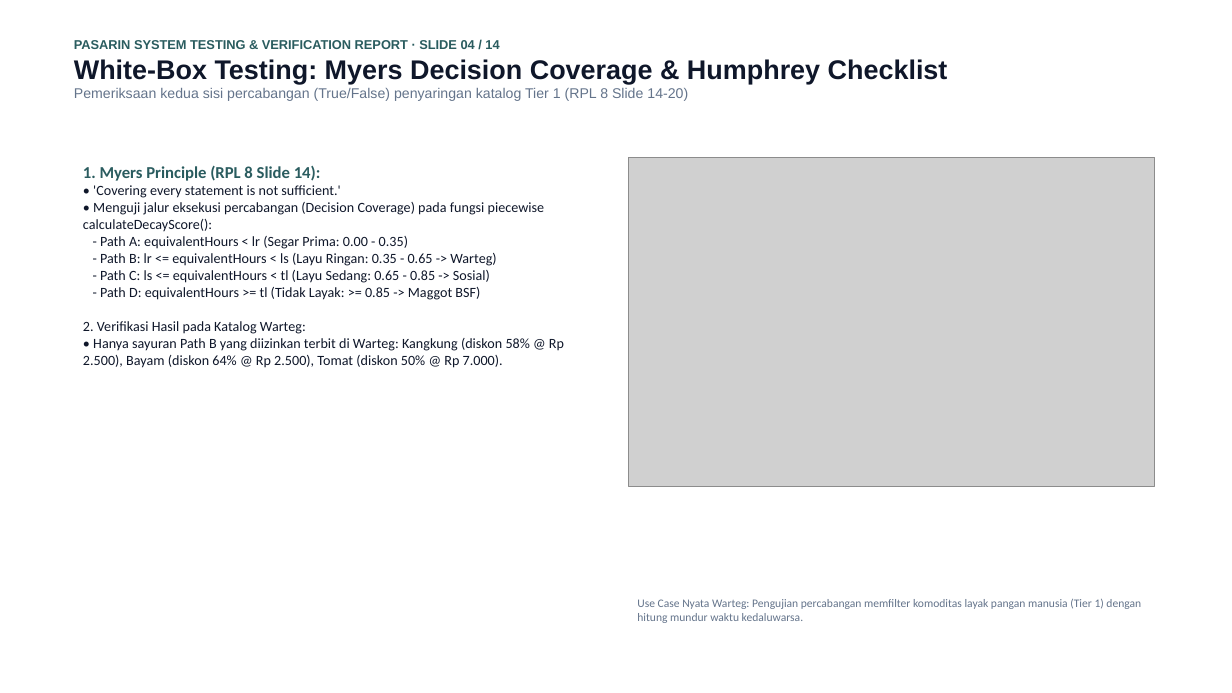
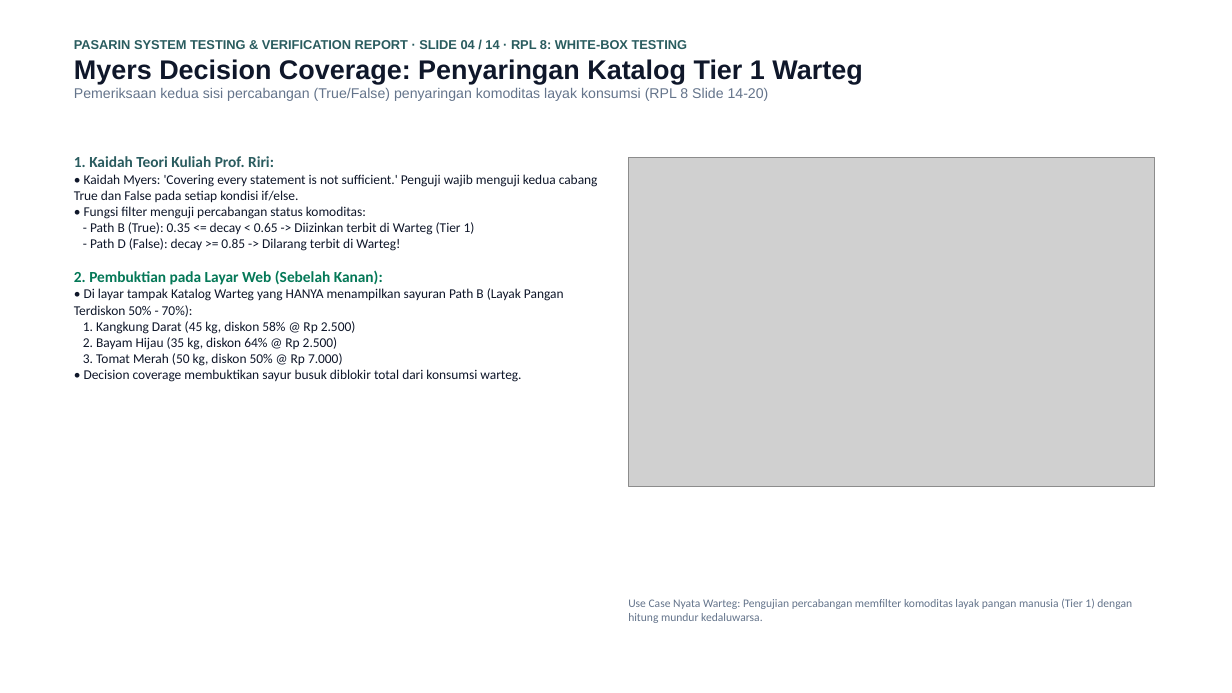
Before and after one commit to mrshlaf/pasarin, a slide deck: slide 4 of LAPORAN_PENGUJIAN_DAN_VERIFIKASI_SISTEM_PASARIN.pptx. Drawn at 1232x693 pixels with LibreOffice and Linux fonts; fonts in the diff are those of the drawing; grey boxes stand for pictures. Boxes give left, top, right and bottom in pixels: in the first picture for what was removed or moved away, otherwise in the second. Text is boxed around its words. In the diff, an @@ line names an element or a change of style, - is before the commit and + after.

Commit message:
docs(presentation): align theory methods and matched web use case explanations

```diff
--- a/LAPORAN_PENGUJIAN_DAN_VERIFIKASI_SISTEM_PASARIN.pptx
+++ b/LAPORAN_PENGUJIAN_DAN_VERIFIKASI_SISTEM_PASARIN.pptx
@@ text at [74,40,862,101]: text changed @@
-PASARIN SYSTEM TESTING & VERIFICATION REPORT · SLIDE 04 / 14
-White-Box Testing: Myers Decision Coverage & Humphrey Checklist
-Pemeriksaan kedua sisi percabangan (True/False) penyaringan katalog Tier 1 (RPL 8 Slide 14-20)
+PASARIN SYSTEM TESTING & VERIFICATION REPORT · SLIDE 04 / 14 · RPL 8: WHITE-BOX TESTING
+Myers Decision Coverage: Penyaringan Katalog Tier 1 Warteg
+Pemeriksaan kedua sisi percabangan (True/False) penyaringan komoditas layak konsumsi (RPL 8 Slide 14-20)
@@ text at [74,156,598,382]: text changed; size 11 to 10.5 pt @@
-1. Myers Principle (RPL 8 Slide 14):
-• 'Covering every statement is not sufficient.'
-• Menguji jalur eksekusi percabangan (Decision Coverage) pada fungsi piecewise calculateDecayScore():
-- Path A: equivalentHours < lr (Segar Prima: 0.00 - 0.35)
-- Path B: lr <= equivalentHours < ls (Layu Ringan: 0.35 - 0.65 -> Warteg)
-- Path C: ls <= equivalentHours < tl (Layu Sedang: 0.65 - 0.85 -> Sosial)
-- Path D: equivalentHours >= tl (Tidak Layak: >= 0.85 -> Maggot BSF)
-2. Verifikasi Hasil pada Katalog Warteg:
-• Hanya sayuran Path B yang diizinkan terbit di Warteg: Kangkung (diskon 58% @ Rp 2.500), Bayam (diskon 64% @ Rp 2.500), Tomat (diskon 50% @ Rp 7.000).
+1. Kaidah Teori Kuliah Prof. Riri:
+• Kaidah Myers: 'Covering every statement is not sufficient.' Penguji wajib menguji kedua cabang True dan False pada setiap kondisi if/else.
+• Fungsi filter menguji percabangan status komoditas:
+- Path B (True): 0.35 <= decay < 0.65 -> Diizinkan terbit di Warteg (Tier 1)
+- Path D (False): decay >= 0.85 -> Dilarang terbit di Warteg!
+2. Pembuktian pada Layar Web (Sebelah Kanan):
+• Di layar tampak Katalog Warteg yang HANYA menampilkan sayuran Path B (Layak Pangan Terdiskon 50% - 70%):
+1. Kangkung Darat (45 kg, diskon 58% @ Rp 2.500)
+2. Bayam Hijau (35 kg, diskon 64% @ Rp 2.500)
+3. Tomat Merah (50 kg, diskon 50% @ Rp 7.000)
+• Decision coverage membuktikan sayur busuk diblokir total dari konsumsi warteg.
@@ text at [628,599,1132,623]: text changed @@
-Use Case Nyata Warteg: Pengujian percabangan memfilter komoditas layak pangan manusia (Tier 1) dengan hitung mundur waktu kedaluwarsa.
+Use Case Nyata Warteg: Pengujian percabangan memfilter komoditas layak pangan manusia (Tier 1) dengan hitung mundur kedaluwarsa.
```
Also in this commit, not shown: 13 other slides changed, 1 other file.
